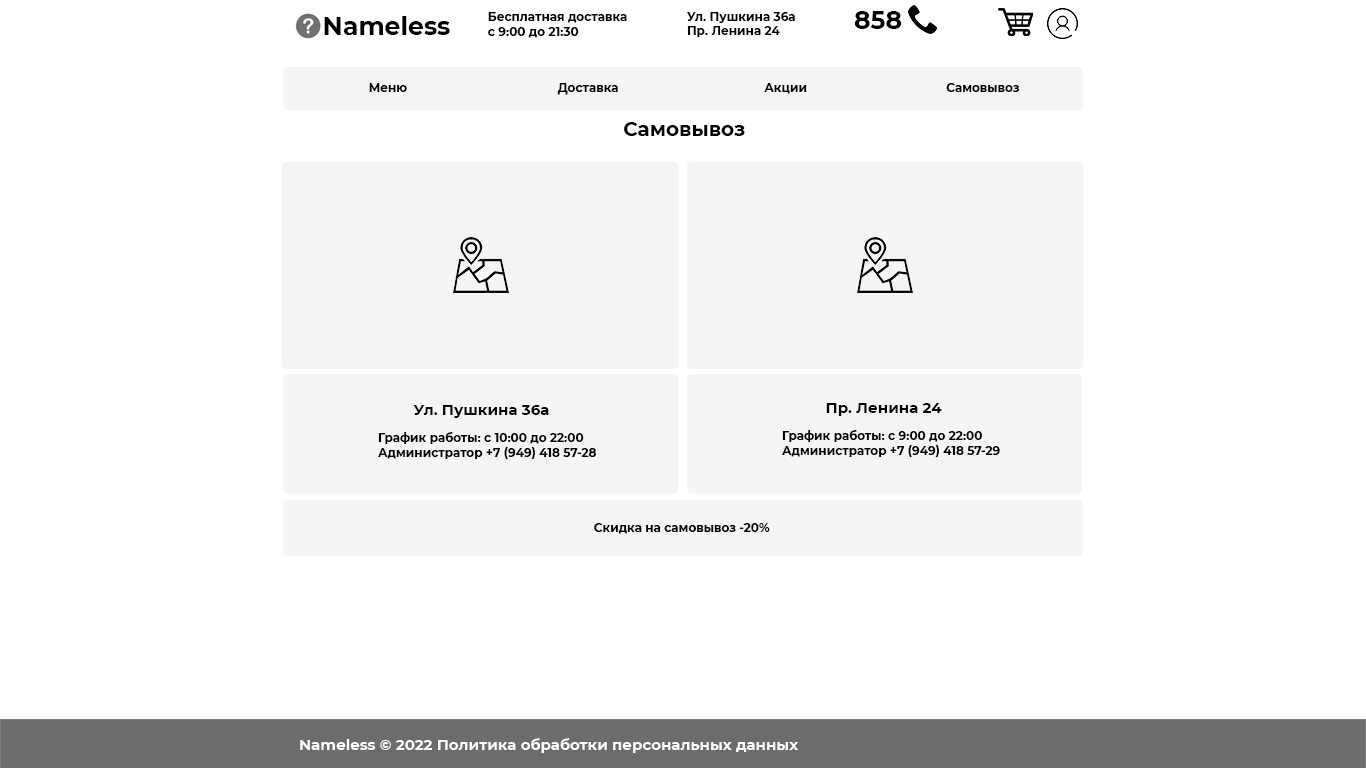
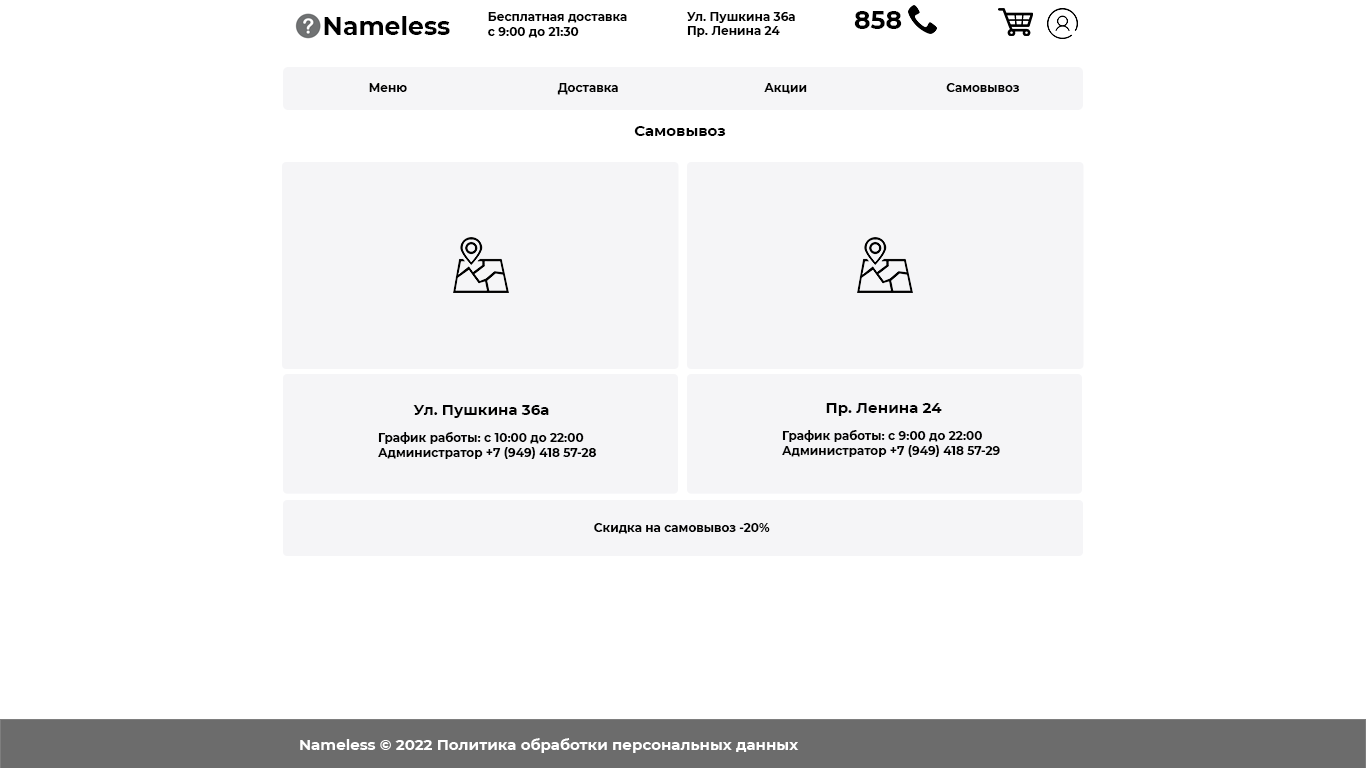
Comparing the layer stacks of the two 1366 x 768 images. Changes:
painted on "Самовывоз" (3rd of 3, in "Main" › "Text") over bbox(624, 122, 745, 136)
